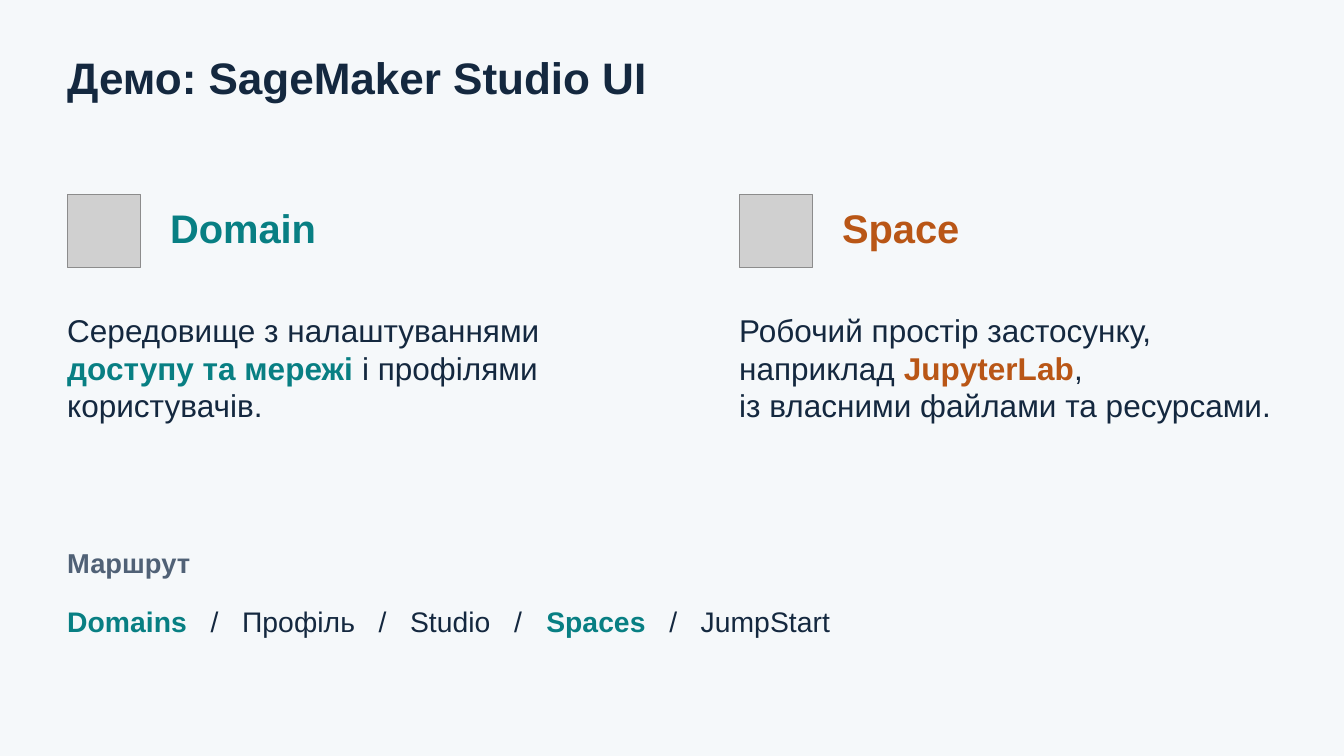
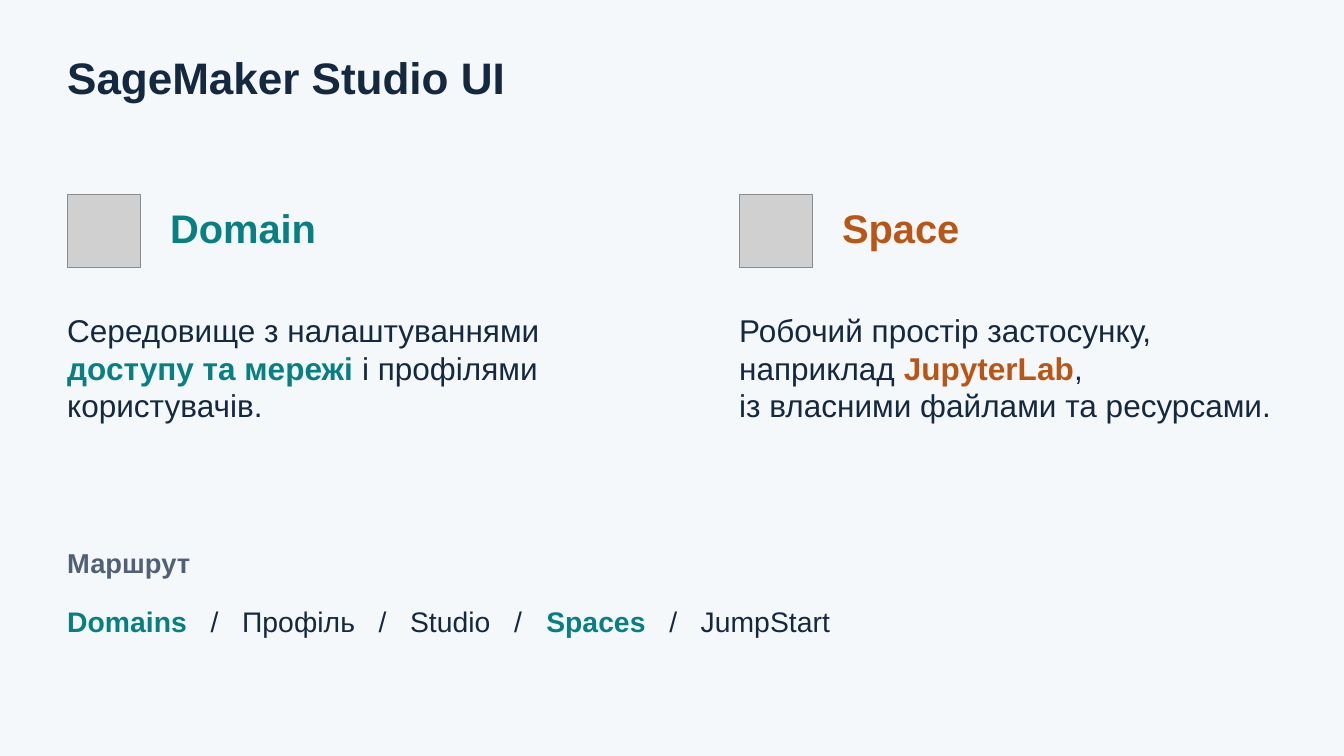
Before and after one commit to dmitriy-shtefan/aws-course-2026, a slide deck: slide 4 of заняття_11/Amazon_SageMaker_AI.pptx. Drawn at 1344x756 pixels with LibreOffice and Linux fonts; fonts in the diff are those of the drawing; grey boxes stand for pictures. Boxes give left, top, right and bottom in pixels: in the first picture for what was removed or moved away, otherwise in the second. Text is boxed around its words. In the diff, an @@ line names an element or a change of style, - is before the commit and + after.

```diff
--- a/заняття_11/Amazon_SageMaker_AI.pptx
+++ b/заняття_11/Amazon_SageMaker_AI.pptx
@@ text at bbox=[67, 62, 505, 103]: text changed @@
-Демо: SageMaker Studio UI
+SageMaker Studio UI
```
Also in this commit, not shown: 1 other slide changed, 11 other files.
